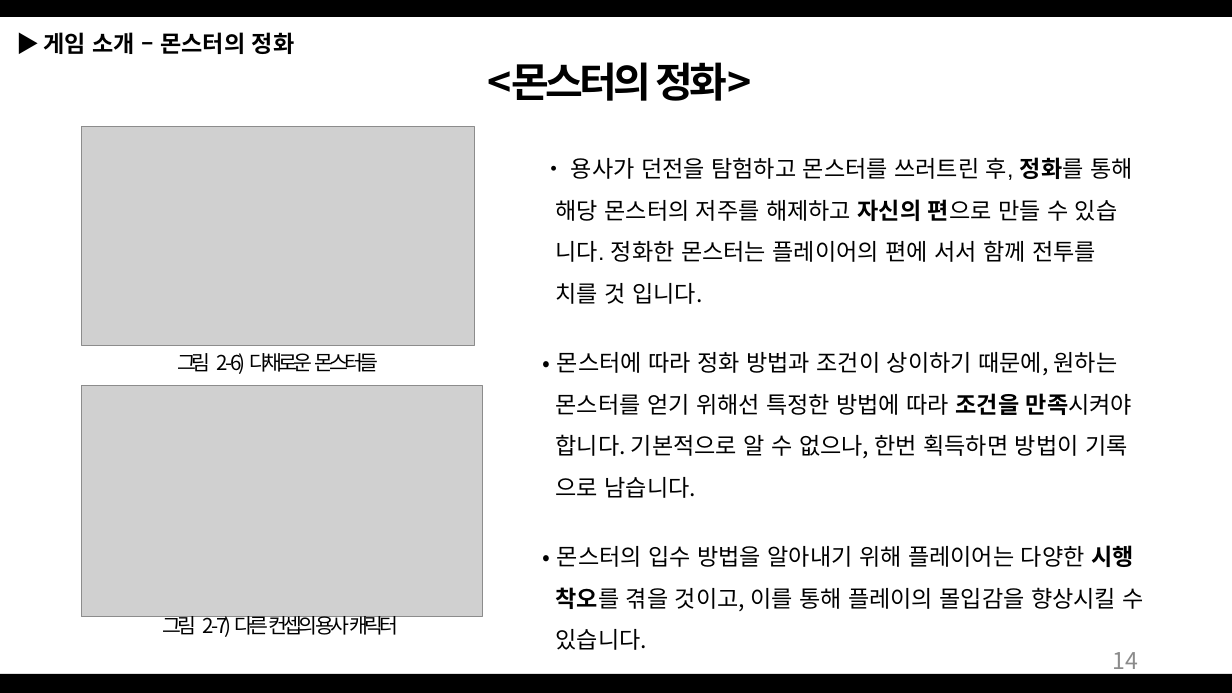
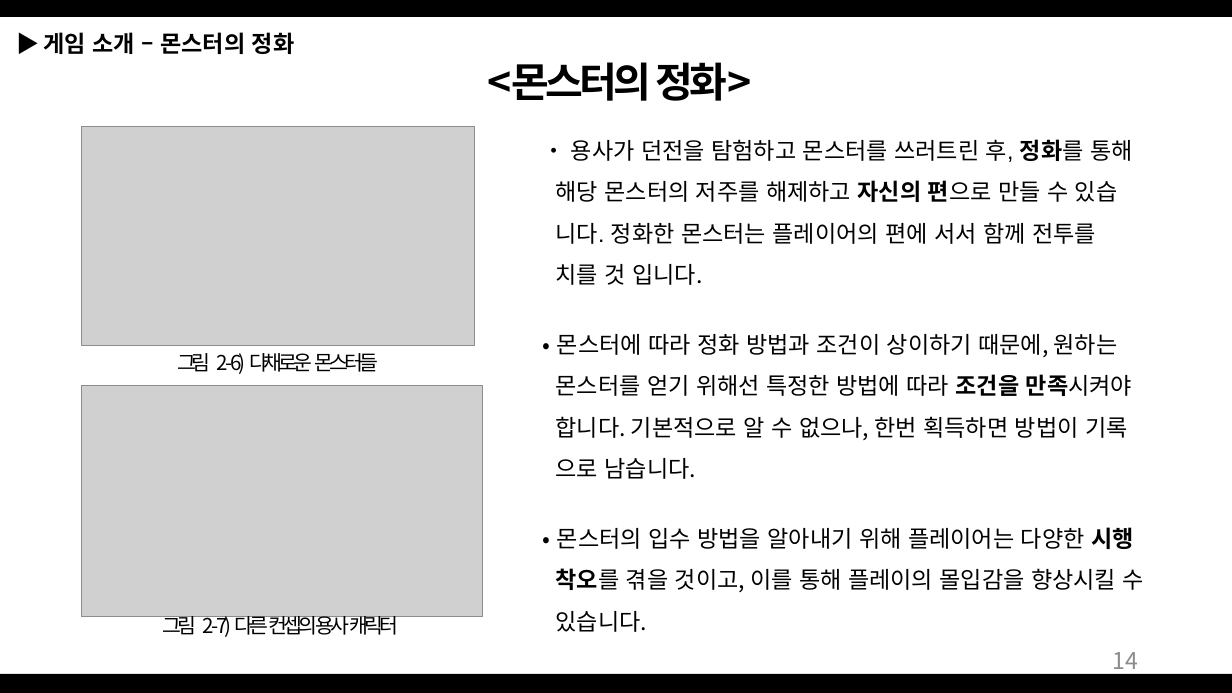
Before and after one commit to Bumizi/GameDesign, a slide deck: slide 14 of 2018 동계방학 기획자 특훈/Dungeon Saver_190114.pptx. Drawn at 1232x693 pixels with LibreOffice and Linux fonts; fonts in the diff are those of the drawing; grey boxes stand for pictures. Boxes give left, top, right and bottom in pixels: in the first picture for what was removed or moved away, otherwise in the second. Text is boxed around its words. In the diff, an @@ line names an element or a change of style, - is before the commit and + after.

```diff
--- a/2018 동계방학 기획자 특훈/Dungeon Saver_190114.pptx
+++ b/2018 동계방학 기획자 특훈/Dungeon Saver_190114.pptx
@@ text "• 용사가 던전을 탐험하고 몬스터를 ...": place and size @@
-text "• 용사가 던전을 탐험하고 몬스터를 ..." at (556, 157, 1144, 650)
+text "• 용사가 던전을 탐험하고 몬스터를 ..." at (556, 139, 1144, 632)
```
Also in this commit, not shown: 3 other slides changed, 1 slide added, 1 other file.
